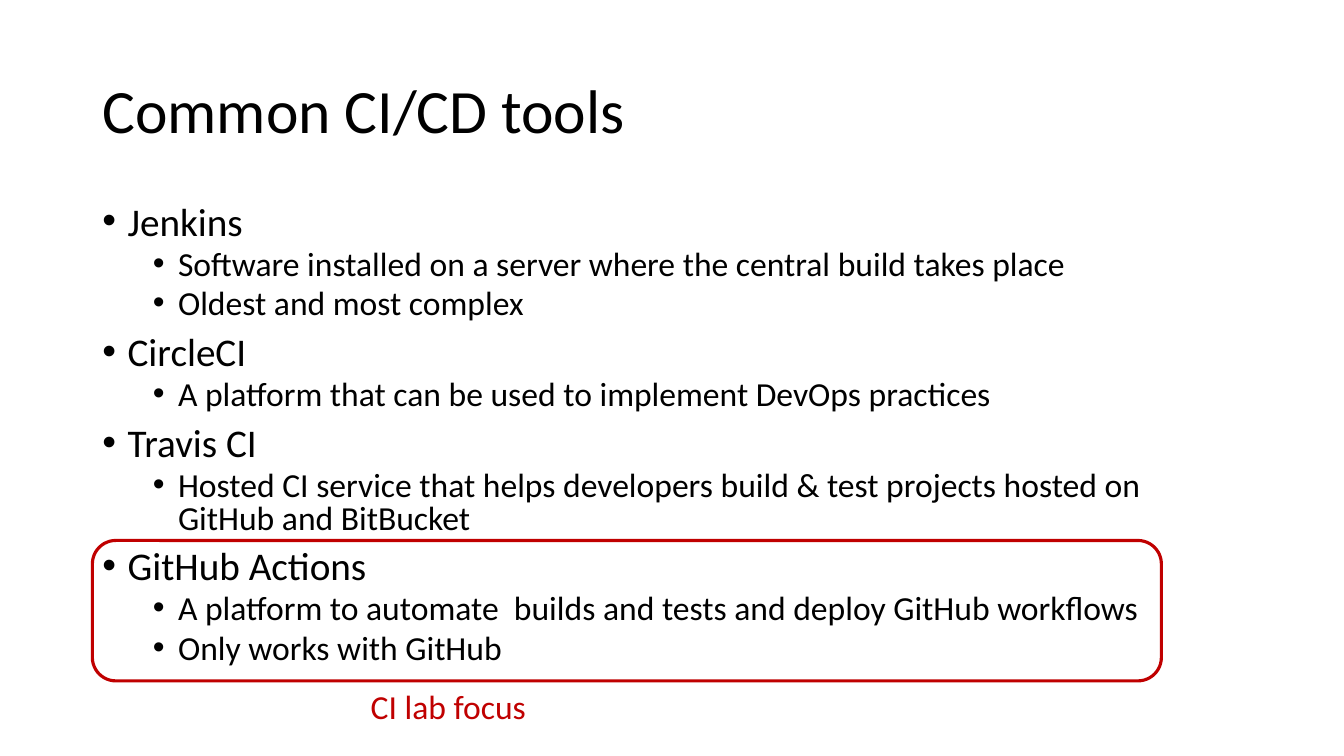
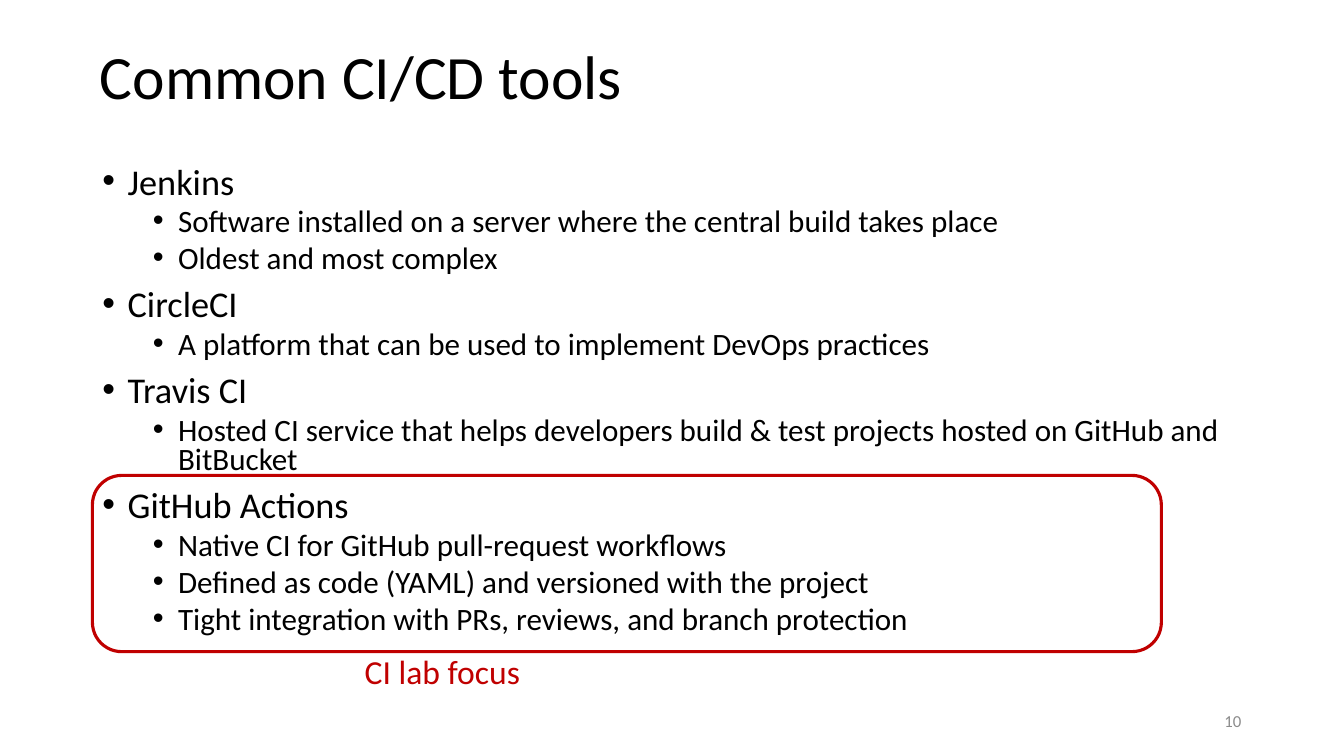
Before and after one commit to johnxu21/johnxu21.github.io, a slide deck: slide 10 of teaching/CS472/Timetable/CI-CD.pptx. Drawn at 1344x756 pixels with LibreOffice and Linux fonts; fonts in the diff are those of the drawing. Boxes give left, top, right and bottom in pixels: in the first picture for what was removed or moved away, otherwise in the second. Text is boxed around its words. In the diff, an @@ line names an element or a change of style, - is before the commit and + after.

Commit message:
changes to the project

```diff
--- a/teaching/CS472/Timetable/CI-CD.pptx
+++ b/teaching/CS472/Timetable/CI-CD.pptx
@@ title "Common CI/CD tools": place and size @@
-title "Common CI/CD tools" at [102,90,624,136]
+title "Common CI/CD tools" at [100,56,622,102]
@@ text "Jenkins": place and size @@
-text "Jenkins" at [128,208,1140,666]
+text "Jenkins" at [128,169,1219,636]
@@ text at [128,169,1219,519]: size 28 to 25.9 pt in "Jenkins", "CircleCI", "Travis CI", "GitHub Actions"; size 24 to 22.2 pt in "Software installed on a server where the ...", "Oldest and most complex", "A platform that can be used to ...", "Hosted CI service that helps developers build ..." @@
@@ rounded rectangle: place and size @@
-rounded rectangle at [93,540,1163,681]
+rounded rectangle at [93,476,1163,652]
@@ text at [178,534,908,636]: text changed; size 24 to 22.2 pt @@
-  • A platform to automate builds and tests and deploy GitHub workflows
-  • Only works with GitHub
+  • Native CI for GitHub pull-request workflows
+  • Defined as code (YAML) and versioned with the project
+  • Tight integration with PRs, reviews, and branch protection
@@ text "CI lab focus": place and size @@
-text "CI lab focus" at [371,695,526,720]
+text "CI lab focus" at [365,660,520,685]
@@ page number added at [1224,716,1241,727], 12 pt, text #8C8C8C @@
+10
```
Also in this commit, not shown: 26 other slides changed, 4 slides added, 2 slides removed, 2 other files.
